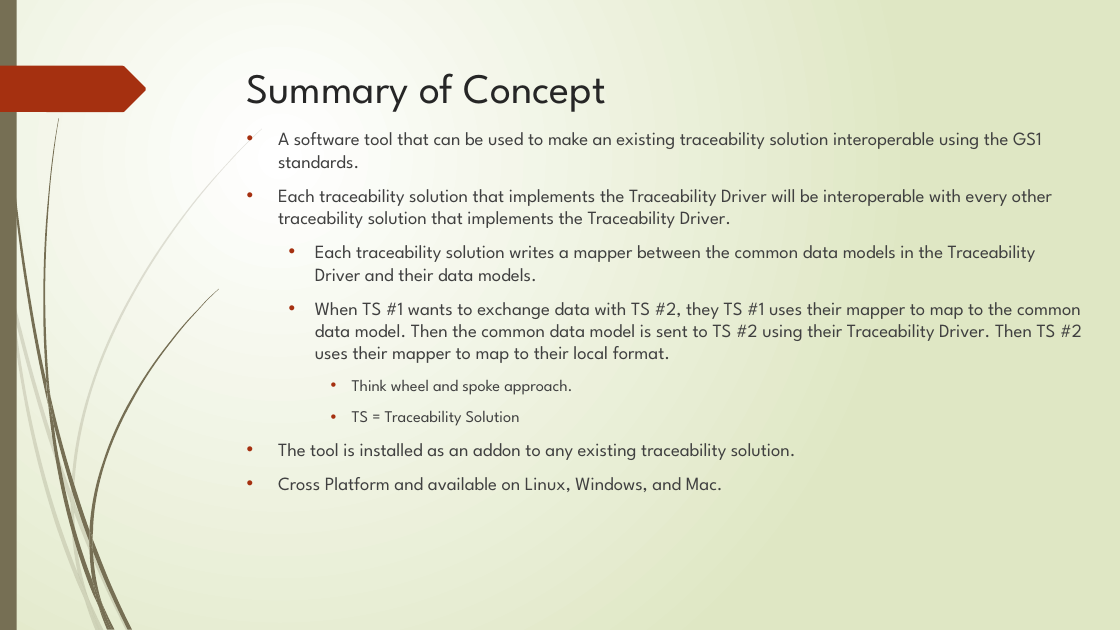
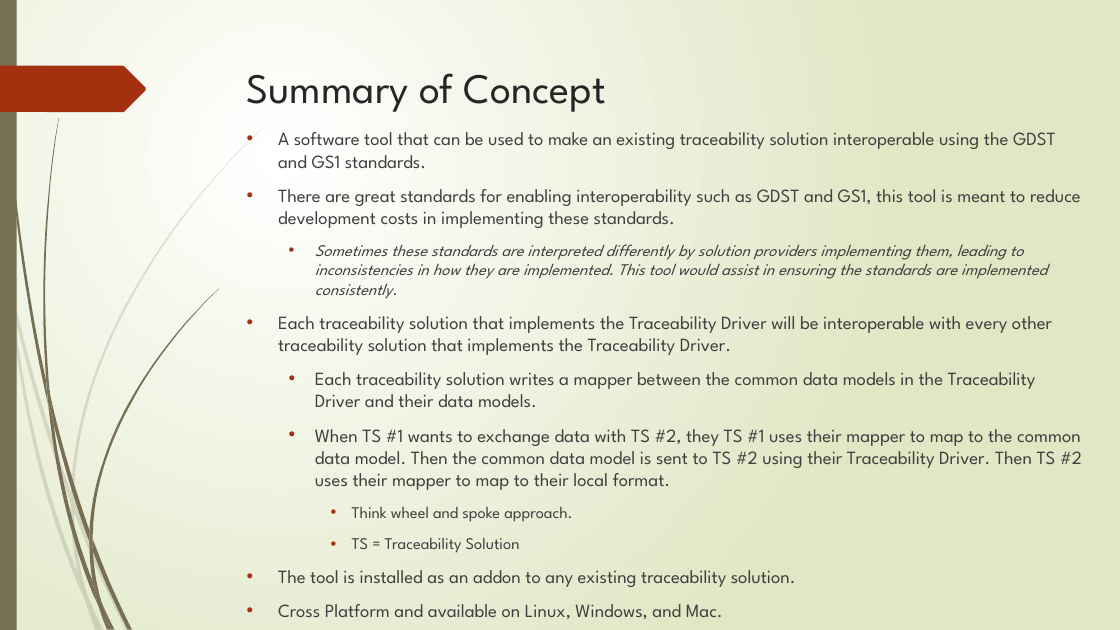
Before and after one commit to TraceabilityInternet/TraceabilityDriver, a slide deck: slide 4 of FDAPresentation.pptx. Drawn at 1120x630 pixels with LibreOffice and Linux fonts; fonts in the diff are those of the drawing. Boxes give left, top, right and bottom in pixels: in the first picture for what was removed or moved away, otherwise in the second. Text is boxed around its words. In the diff, an @@ line names an element or a change of style, - is before the commit and + after.

```diff
--- a/FDAPresentation.pptx
+++ b/FDAPresentation.pptx
@@ text at box(278, 132, 1081, 299): text changed @@
-• A software tool that can be used to make an existing traceability solution interoperable using the GS1 standards.
+• A software tool that can be used to make an existing traceability solution interoperable using the GDST and GS1 standards.
+• There are great standards for enabling interoperability such as GDST and GS1, this tool is meant to reduce development costs in implementing these standards.
+  • Sometimes these standards are interpreted differently by solution providers implementing them, leading to inconsistencies in how they are implemented. This tool would assist in ensuring the standards are implemented consistently.
```
Also in this commit, not shown: 8 other slides changed, 39 other files.
